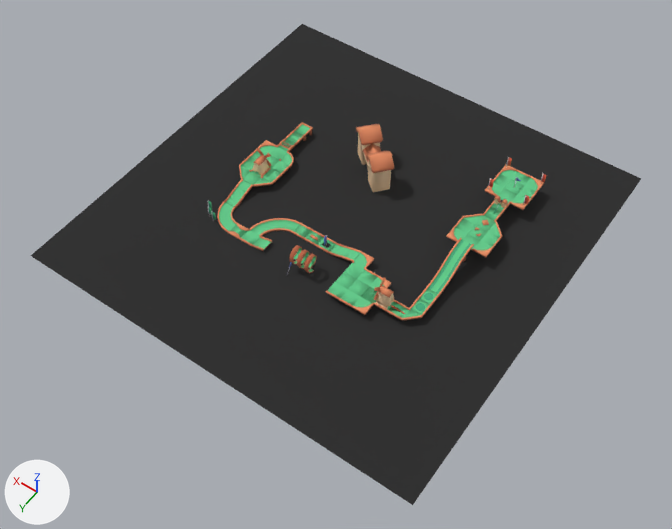
What one commit did to the OBJ model assets/golf_course/golf_course.obj.
Both versions are drawn from a 50 mm camera at (-30.9, 39.2, 47.8) aimed at (-8.4, 7.6, -1.8). Every picture has the same lights, and +X, +Y and +Z are marked at lower left. Where no turn or scale is listed for an object, it has been applied to the vertices.

In view in the first picture: 'Plane', 'hill-round', 'ramp-large', 'spline-concave-straight-hill-complete', 'structure-gate-building'.
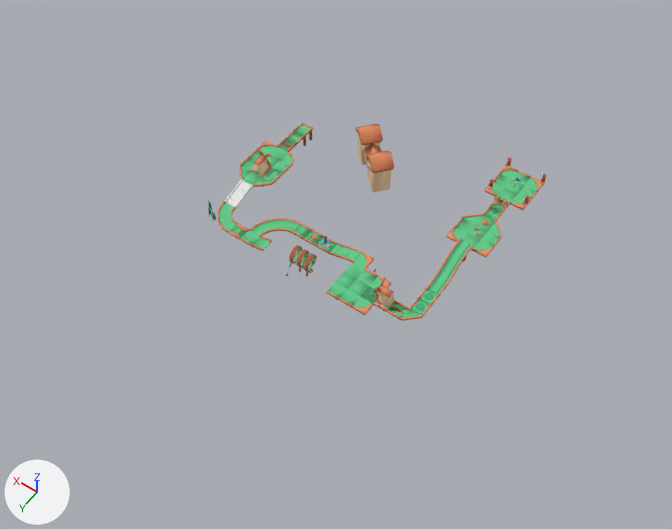
What the commit changed:
Material 'colormap.017' (mat_colormap_017) is new.
Its base color is (0.8, 0.8, 0.8) (white #e7e7e7).
Its roughness is 1.0.
me_ramp_large has 186 vertices, 368 faces and spans x -0.5..0.5, y 6.5..8.5, z -0.5..0.15.
me_ramp_large no longer uses material mat_colormap_020 (picture img_colormap_png).
me_ramp_large now uses material mat_colormap_017 (white #e7e7e7).
Object 'Plane' (ob_plane) is deleted.

Changed parts and their boxes (x1, y1, x2, y2) in the pictures (672 x 529 px):
'Plane', deleted (black): before (31, 24, 641, 505)
'ramp-large', recoloured (green to white): (225, 179, 253, 208) in both
